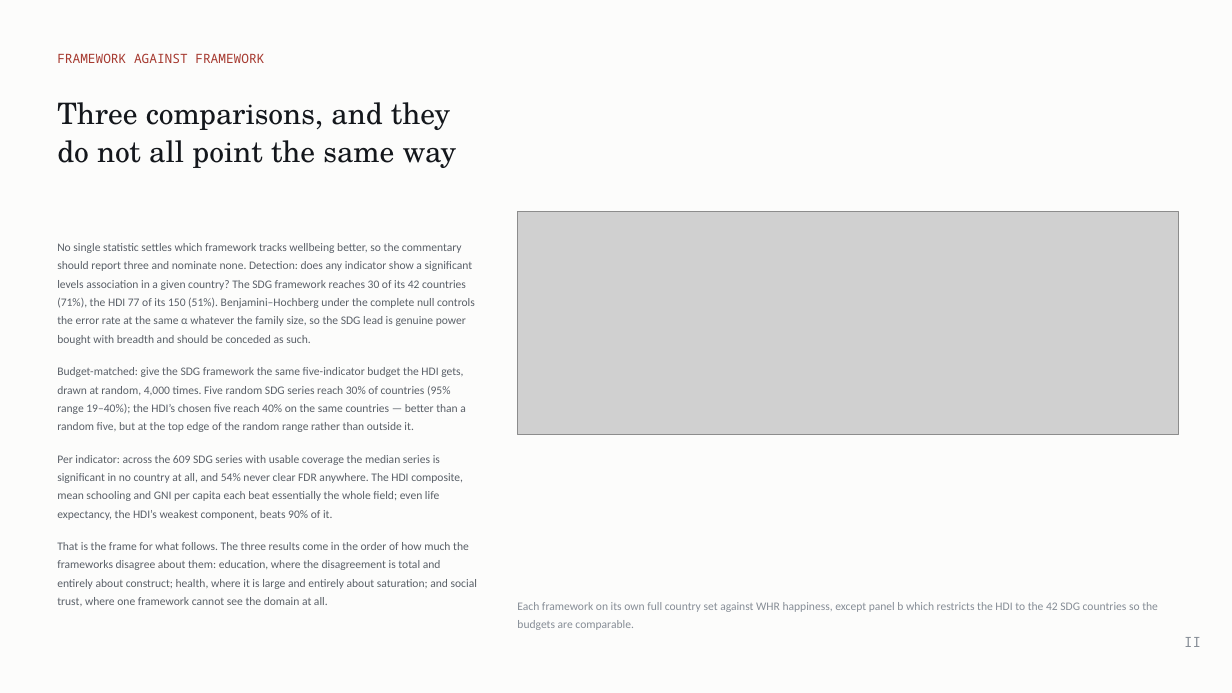
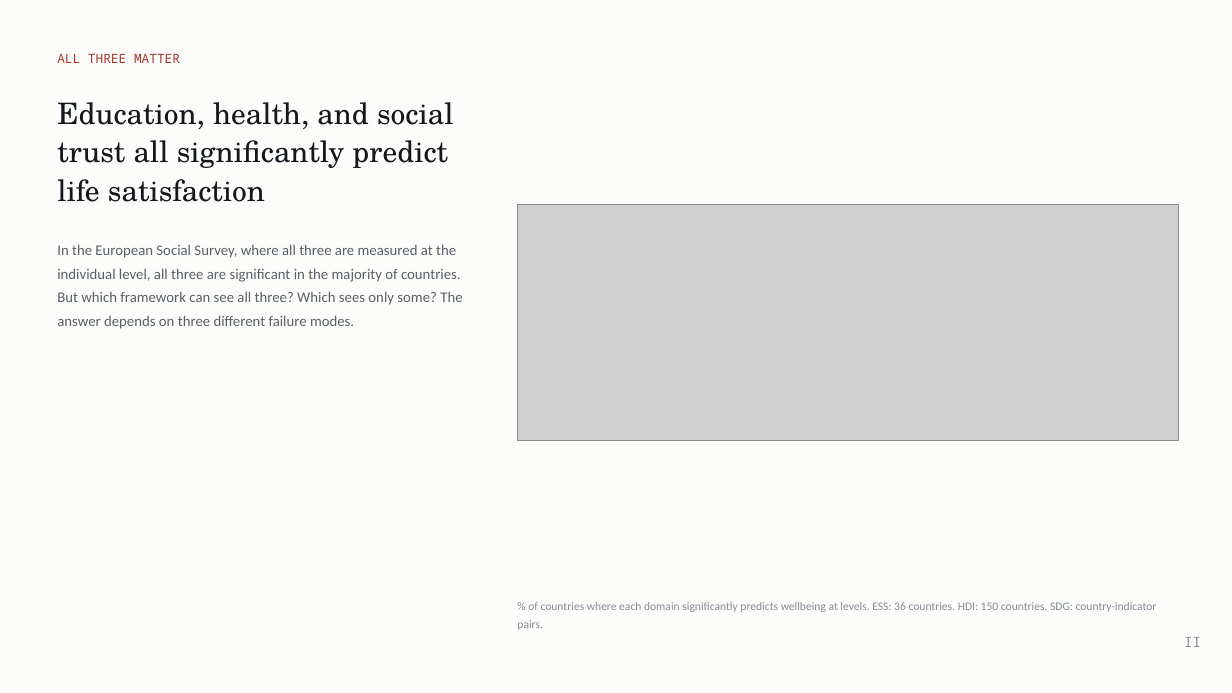
Before and after one commit to cwejnert/HDI-Happiness, a slide deck: slide 9 of deck/Measured_Where_It_Varies.pptx (slide 11 before the commit). Drawn at 1232x693 pixels with LibreOffice and Linux fonts; fonts in the diff are those of the drawing; grey boxes stand for pictures. Boxes give left, top, right and bottom in pixels: in the first picture for what was removed or moved away, otherwise in the second. Text is boxed around its words. In the diff, an @@ line names an element or a change of style, - is before the commit and + after.

```diff
--- a/deck/Measured_Where_It_Varies.pptx
+++ b/deck/Measured_Where_It_Varies.pptx
@@ text at [57, 53, 180, 63]: text changed @@
-FRAMEWORK AGAINST FRAMEWORK
+ALL THREE MATTER
@@ text at [57, 102, 454, 202]: text changed @@
-Three comparisons, and they do not all point the same way
+Education, health, and social trust all significantly predict life satisfaction
@@ picture: place and size @@
-picture at [518, 212, 1178, 434]
+picture at [518, 205, 1178, 441]
@@ text at [57, 244, 462, 329]: text changed; size 9 to 11.5 pt @@
-No single statistic settles which framework tracks wellbeing better, so the commentary should report three and nominate none. Detection: does any indicator show a significant levels association in a given country? The SDG framework reaches 30 of its 42 countries (71%), the HDI 77 of its 150 (51%). Benjamini–Hochberg under the complete null controls the error rate at the same α whatever the family size, so the SDG lead is genuine power bought with breadth and should be conceded as such.
-Budget-matched: give the SDG framework the same five-indicator budget the HDI gets, drawn at random, 4,000 times. Five random SDG series reach 30% of countries (95% range 19–40%); the HDI’s chosen five reach 40% on the same countries — better than a random five, but at the top edge of the random range rather than outside it.
-Per indicator: across the 609 SDG series with usable coverage the median series is significant in no country at all, and 54% never clear FDR anywhere. The HDI composite, mean schooling and GNI per capita each beat essentially the whole field; even life expectancy, the HDI’s weakest component, beats 90% of it.
-That is the frame for what follows. The three results come in the order of how much the frameworks disagree about them: education, where the disagreement is total and entirely about construct; health, where it is large and entirely about saturation; and social trust, where one framework cannot see the domain at all.
+In the European Social Survey, where all three are measured at the individual level, all three are significant in the majority of countries. But which framework can see all three? Which sees only some? The answer depends on three different failure modes.
@@ text at [517, 602, 1157, 630]: text changed @@
-Each framework on its own full country set against WHR happiness, except panel b which restricts the HDI to the 42 SDG countries so the budgets are comparable.
+% of countries where each domain significantly predicts wellbeing at levels. ESS: 36 countries. HDI: 150 countries. SDG: country-indicator pairs.
```
Also in this commit, not shown: 17 other slides changed, 4 slides added, 24 slides removed, 2 other files.
